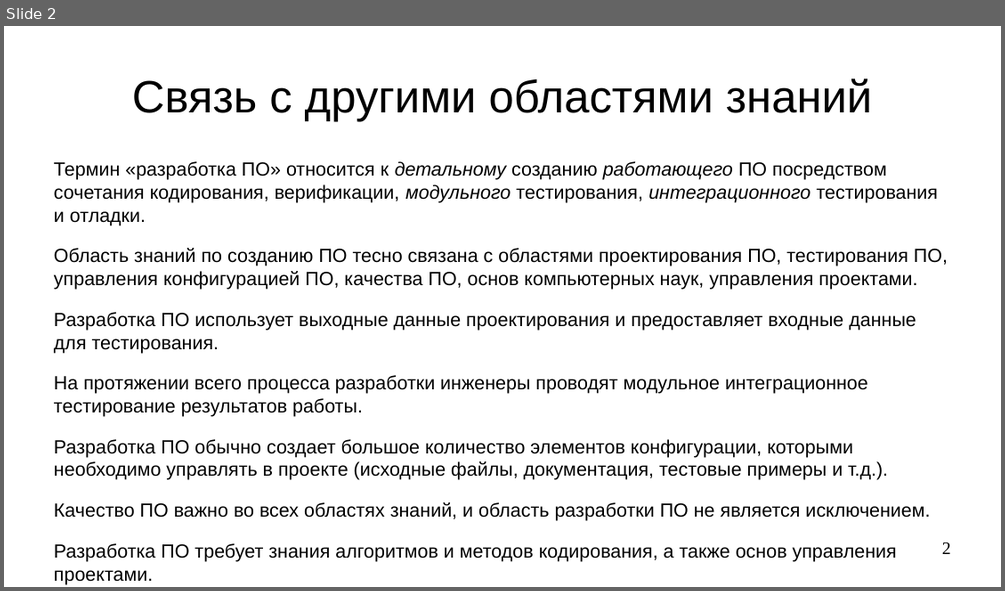
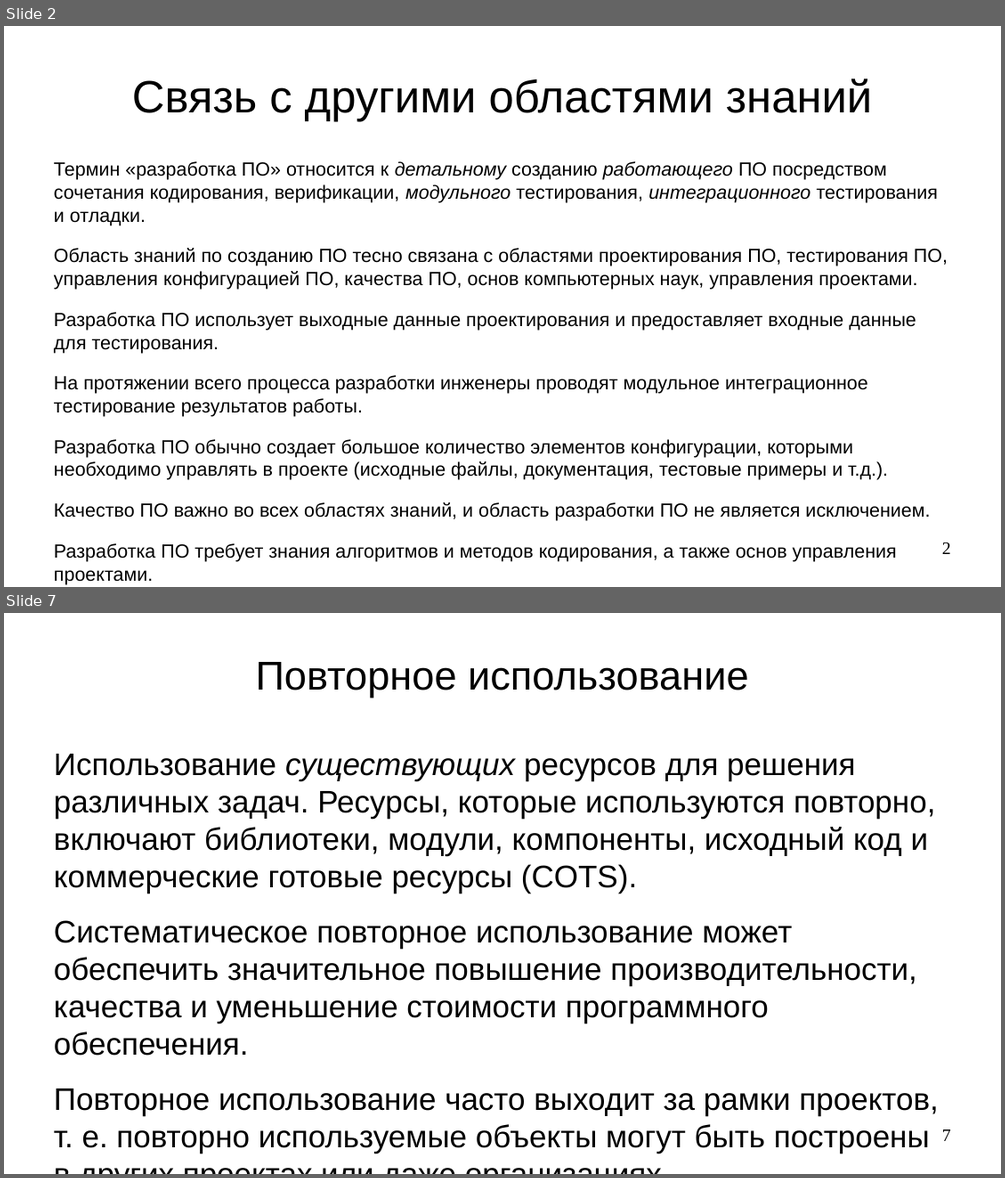
Before and after one commit to steelcraft/stud-lab, a slide deck: Лекции/CASWE01#L3.odp. Shown one above the other, each under a label of ours: slide 2 before the commit, slides 2 and 7 after it; the slides between them are not shown. The pictures are 1005x591 and 1005x1178 pixels, drawn with LibreOffice and Linux fonts; fonts in the diff are those of the drawing. Boxes give left, top, right and bottom in pixels: in the first picture for what was removed or moved away, otherwise in the second. Text is boxed around its words. In the diff, an @@ line names an element or a change of style, - is before the commit and + after.

```diff
--- a/Лекции/CASWE01#L3.odp
+++ b/Лекции/CASWE01#L3.odp
@@ slide 7 added at (x1=4, y1=613, x2=1001, y2=1174), background #FFFFFF @@
@@ title added at (x1=256, y1=662, x2=748, y2=698), 32 pt, text #000000 @@
+Повторное использование
@@ text added at (x1=54, y1=754, x2=938, y2=1153), 24.8 pt, text #000000 @@
+Использование существующих ресурсов для решения различных задач. Ресурсы, которые используются повторно, включают библиотеки, модули, компоненты, исходный код и коммерческие готовые ресурсы (COTS).
+Систематическое повторное использование может обеспечить значительное повышение производительности, качества и уменьшение стоимости программного обеспечения.
+Повторное использование часто выходит за рамки проектов, т. е. повторно используемые объекты могут быть построены в других проектах или даже организациях.
@@ page number added at (x1=942, y1=1129, x2=951, y2=1141), 14 pt, text #000000 @@
+7
```
Also in this commit, not shown: 5 other slides added.
